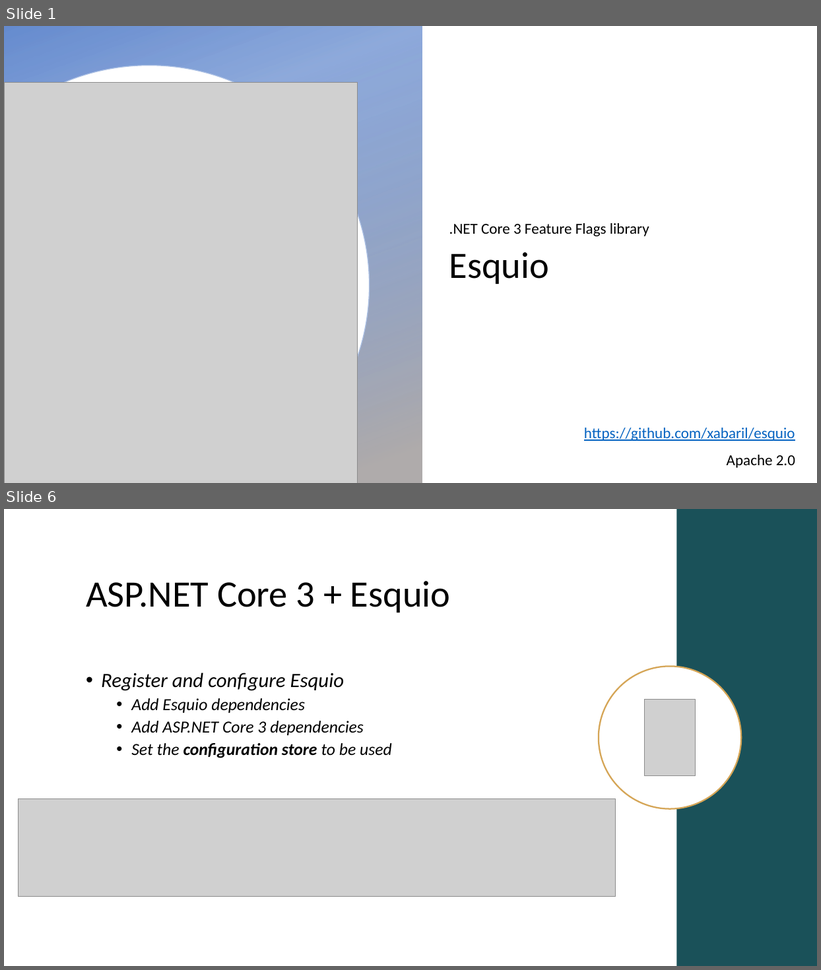
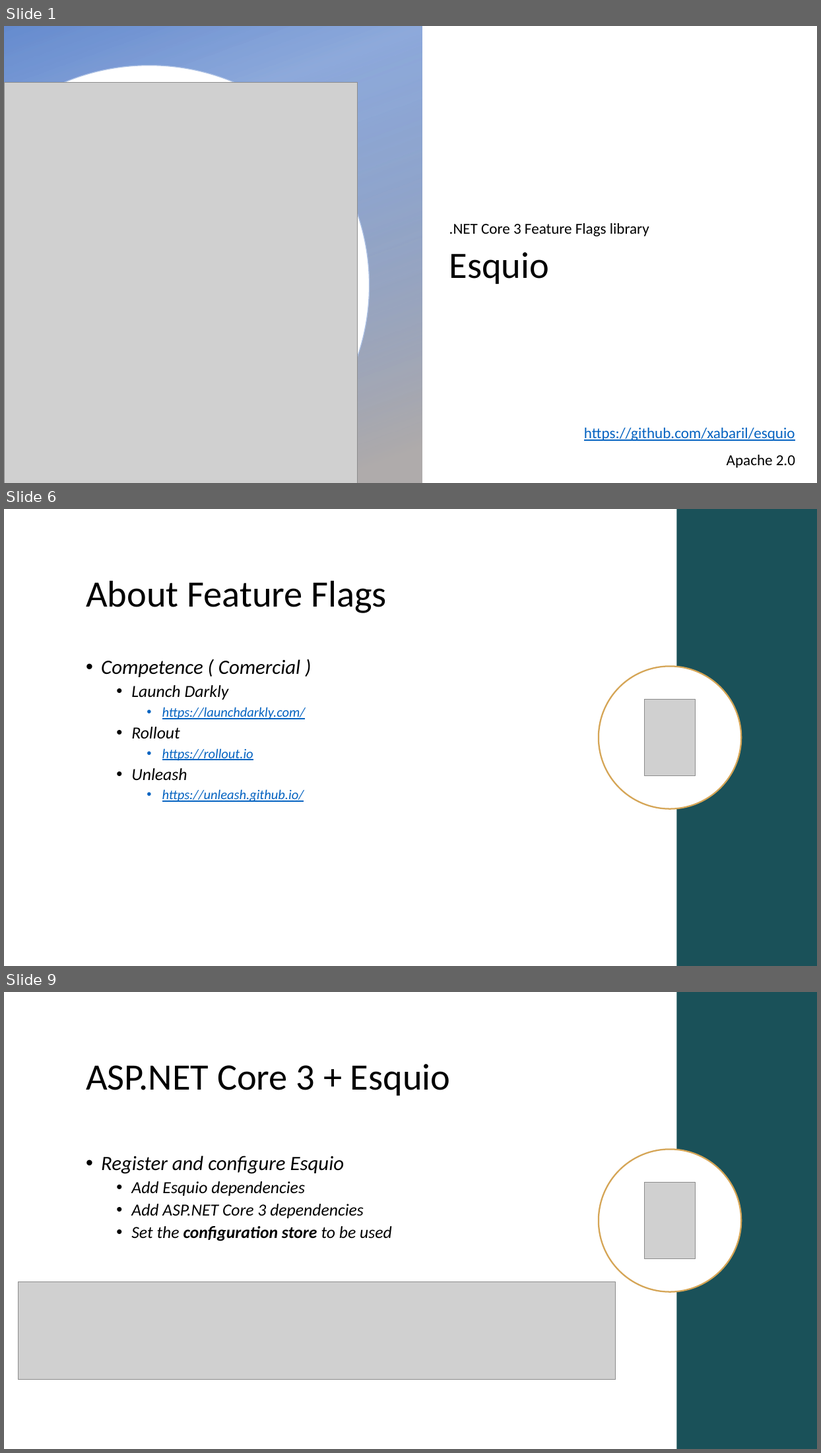
Before and after one commit to Xabaril/Esquio, a slide deck: docs/slides/esquio-overview-101.pptx. Shown one above the other, each under a label of ours: slides 1 and 6 before the commit, slides 1, 6 and 9 after it; the slides between them are not shown. The pictures are 821x970 and 821x1453 pixels, drawn with LibreOffice and Linux fonts; fonts in the diff are those of the drawing; grey boxes stand for pictures; background and template pictures are left out. Boxes give left, top, right and bottom in pixels: in the first picture for what was removed or moved away, otherwise in the second. Text is boxed around its words. In the diff, an @@ line names an element or a change of style, - is before the commit and + after.

Commit message:
modify overview slides with more features to be released on 1.0

```diff
--- a/docs/slides/esquio-overview-101.pptx
+++ b/docs/slides/esquio-overview-101.pptx
@@ slide 6 added at bbox=[4, 509, 817, 966], background #FFFFFF @@
@@ rectangle added at bbox=[677, 509, 817, 966], fill #1A5159 @@
@@ title added at bbox=[86, 580, 386, 613], 44 pt, text #000000 @@
+About Feature Flags
@@ text added at bbox=[101, 659, 306, 802], 16 pt, text #0563C1, italic, underline @@
+• Competence ( Comercial )
+  • Launch Darkly
+    • https://launchdarkly.com/
+  • Rollout
+    • https://rollout.io
+  • Unleash
+    • https://unleash.github.io/
@@ ellipse added at bbox=[599, 666, 741, 809], fill #FFFFFF, outline #D5A556 1.75 pt @@
@@ picture added at bbox=[645, 700, 696, 776] @@
@@ what was slide 6 is now slide 9 @@
```
Also in this commit, not shown: 11 slides changed, 5 other slides added.
